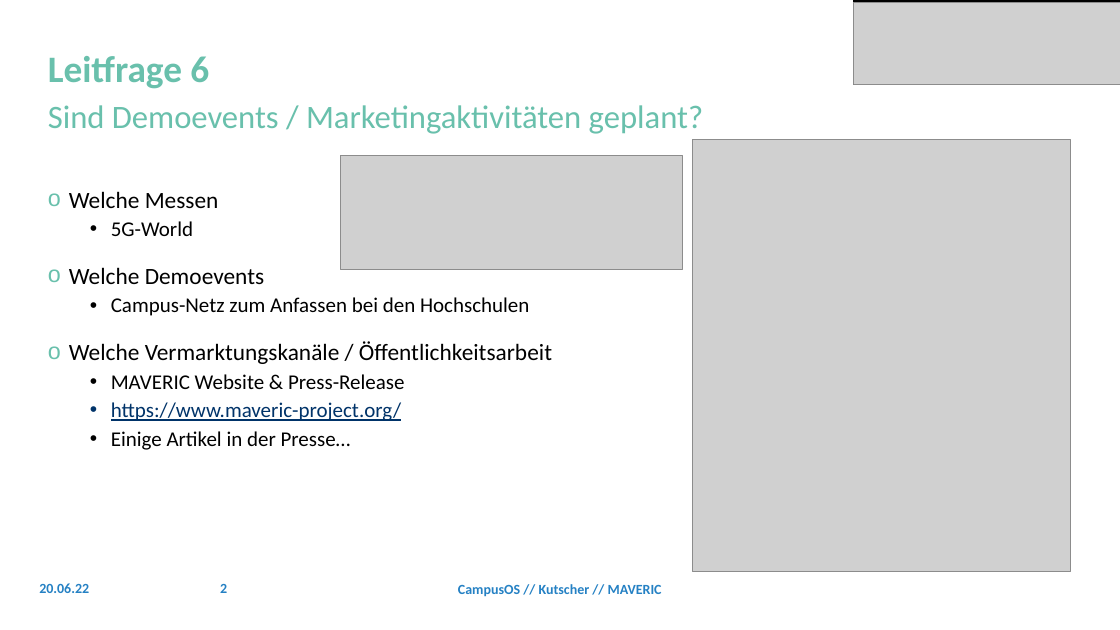
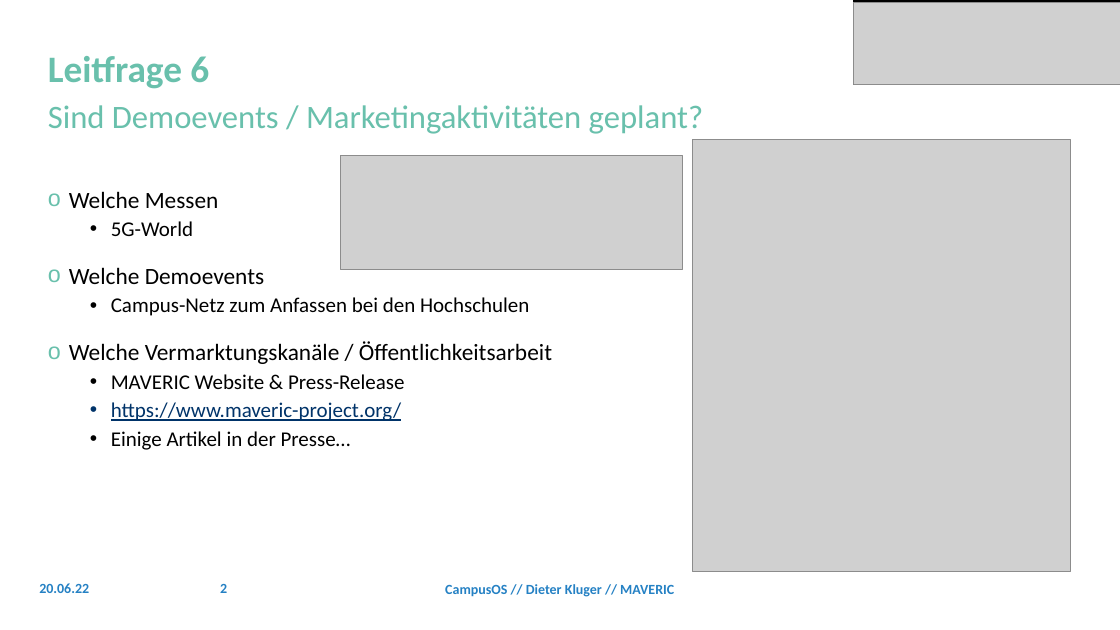
Before and after one commit to JKRhb/MAVERIC-Project.github.io, a slide deck: slide 2 of assets/share/campusos-workshop-2022-06-21/CampusOS_Satelliten-Workshop_2022 - Block 5u6_MAVERIC.pptx. Drawn at 1120x630 pixels with LibreOffice and Linux fonts; fonts in the diff are those of the drawing; grey boxes stand for pictures; background and template pictures are left out. Boxes give left, top, right and bottom in pixels: in the first picture for what was removed or moved away, otherwise in the second. Text is boxed around its words. In the diff, an @@ line names an element or a change of style, - is before the commit and + after.

Commit message:
missing presentations

```diff
--- a/assets/share/campusos-workshop-2022-06-21/CampusOS_Satelliten-Workshop_2022 - Block 5u6_MAVERIC.pptx
+++ b/assets/share/campusos-workshop-2022-06-21/CampusOS_Satelliten-Workshop_2022 - Block 5u6_MAVERIC.pptx
@@ text at <box>445,584,674,597</box>: text changed @@
-CampusOS // Kutscher // MAVERIC
+CampusOS // Dieter Kluger // MAVERIC
```
Also in this commit, not shown: 5 other files.
